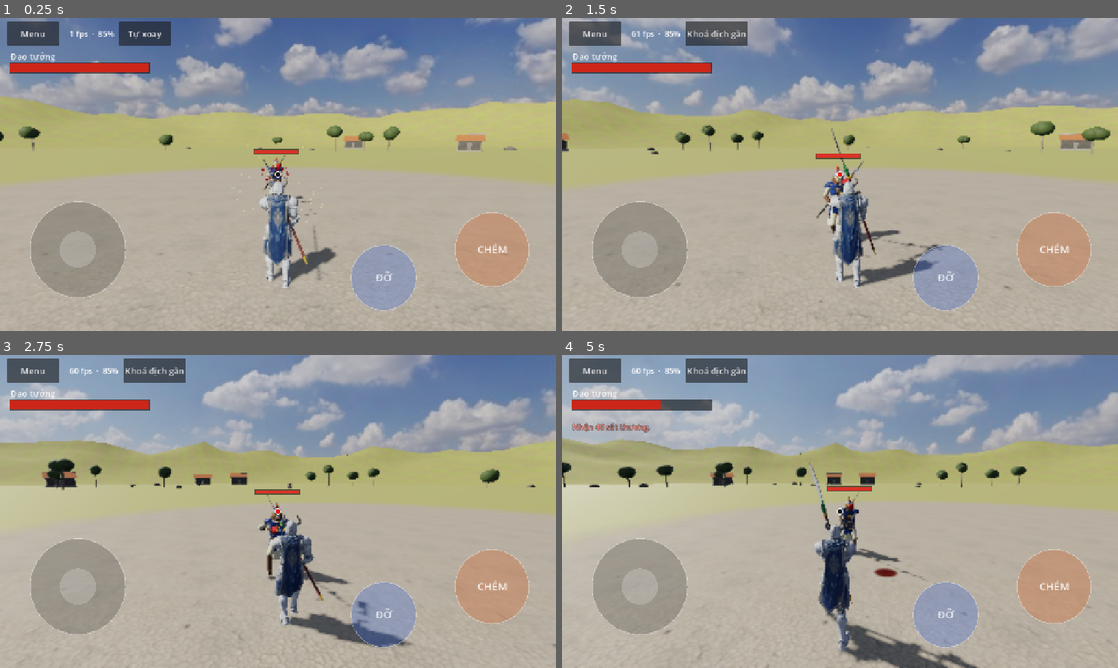
Above: before the commit, frames 1-4 (two rows, left to right).
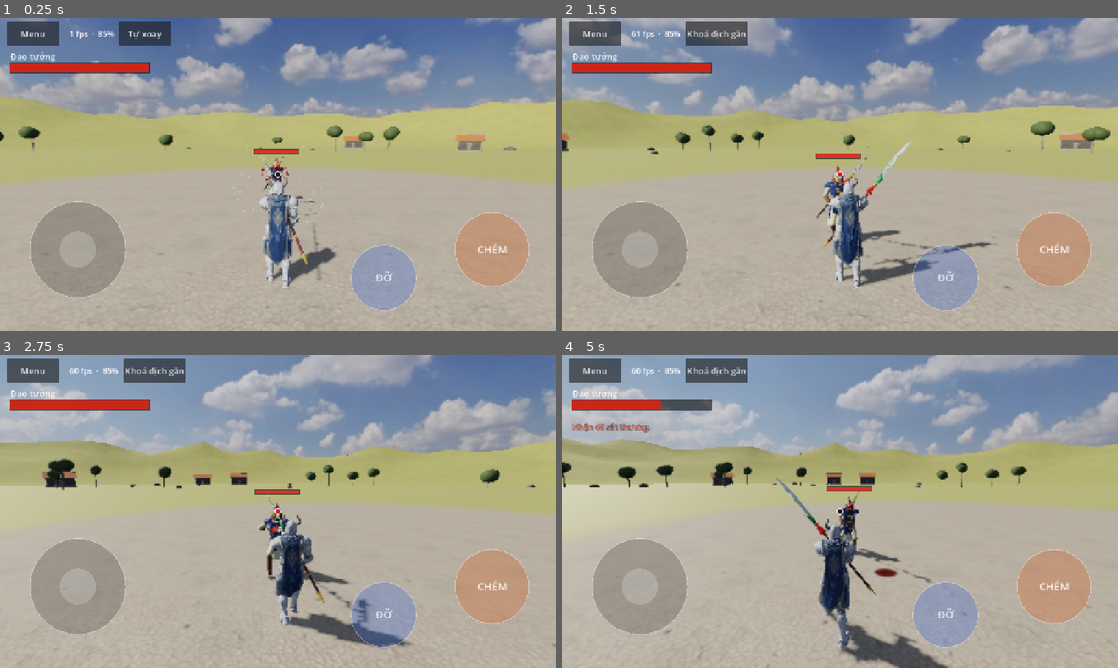
Above: after the commit, the same moments.

Repository: quanace11/MountBladeMobile
Game: Godot game, scene res://scenes/match.tscn
Same seed, same stepped clock (60 frames per second), same inputs: the game is played once before the commit and once after it. This scene is started directly instead of the project's main scene.
Inputs (mouse positions are in pixels of both pictures, inside the frame that each line leads up to):
- Up to frame 1 (0.25 s): no input
- Up to frame 2 (1.5 s): click "Tự xoay" at 0.5 s; move the mouse to (962, 158) at 1.27 s; hold Right from 1.28 s (still down); tap I at 1.35 s; click (962, 158) at 1.42 s
- Up to frame 3 (2.75 s): tap Space at 1.52 s; release Right at 2 s; drag from (166, 527) to (250, 574) at 2.02 s
- Up to frame 4 (5 s): move the mouse to (895, 442) at 2.77 s; hold Right 2.78-3.5 s; tap J at 2.85 s; drag from (812, 574) to (673, 464) at 3.52 s; move the mouse to (1006, 558) at 4.27 s; hold Left from 4.28 s (still down); hold Q from 4.28 s (still down); tap Space at 4.52 s

The runs differ from the first frame. In frame 1, less than 0.1% of the frame differs, in the area x 47-58%, y 44-79%; in frame 2, 0.8%; in frame 3, 0.2%; in frame 4, 0.9%, in the area x 38-75%, y 34-100%.

Commit message:
Vũ khí chi tiết hơn, đỡ chéo cán, ngã chết đẹp hơn
- Thanh Long đao: lưỡi bụng tròn mũi cong, sống khoét trăng khuyết có ngạnh, rồng xanh trên lưỡi,
  đầu rồng há miệng ngậm lưỡi, tua đỏ xoè. Xà mâu: mũi rắn lượn có sống giữa, đầu rắn đồng, tua đỏ.
- flat_mesh: sửa chiều mặt (trước đây chỉ thấy mặt sau nên lưỡi tối và che mất hình khắc).
- Thế đỡ trái/phải/đâm: cán chéo/ngang chắn trước người thay vì dựng đứng.
- Chết: giật theo đòn, khuỵu, đổ xoay người, tay văng rồi buông dang, nảy khi chạm đất, chân duỗi.

Co-Authored-By: Claude Opus 5.5 <noreply@anthropic.com>
Claude-Session: https://claude.ai/code/session_01QffKCiTfakvzQeGmkV1Yqv

Diff:
--- a/config/weapons/dao.tres
+++ b/config/weapons/dao.tres
@@ -20,6 +20,6 @@
 blade_color = Color(0.85, 0.85, 0.9, 1)
 shaft_color = Color(0.3, 0.07, 0.05, 1)
 shaft_length = 1.5
-blade_length = 0.8
+blade_length = 0.9
 blade_width = 0.14
 style = &"thanh_long"
--- a/config/weapons/giao.tres
+++ b/config/weapons/giao.tres
@@ -20,6 +20,6 @@
 blade_color = Color(0.8, 0.8, 0.85, 1)
 shaft_color = Color(0.1, 0.08, 0.07, 1)
 shaft_length = 2.2
-blade_length = 0.5
-blade_width = 0.1
+blade_length = 0.55
+blade_width = 0.16
 style = &"xa_mau"
--- a/src/data/pose_set.gd
+++ b/src/data/pose_set.gd
@@ -31,12 +31,12 @@
 @export_group("Đỡ")
 @export var block_up_pos := Vector3(0.3, 1.78, -0.3)
 @export var block_up_rot := Vector3(0, 180, -87)
-@export var block_left_pos := Vector3(0.0, 1.08, -0.35)
-@export var block_left_rot := Vector3(17, -90, 5)
-@export var block_right_pos := Vector3(0.3, 1.05, -0.38)
-@export var block_right_rot := Vector3(19, -90, 5)
-@export var block_thrust_pos := Vector3(0.27, 1.0, -0.33)
-@export var block_thrust_rot := Vector3(58, -90, 6)
+@export var block_left_pos := Vector3(0.12, 1.08, -0.4)
+@export var block_left_rot := Vector3(44, -90, 6)
+@export var block_right_pos := Vector3(0.05, 1.05, -0.42)
+@export var block_right_rot := Vector3(-41, -90, 6)
+@export var block_thrust_pos := Vector3(0.25, 1.0, -0.4)
+@export var block_thrust_rot := Vector3(72, -90, 6)
 @export_group("Khác")
 @export var stagger_pos := Vector3(0.35, 1.1, 0.15)
 @export var stagger_rot := Vector3(-13, -90, -18)
--- a/src/view/fighter_view.gd
+++ b/src/view/fighter_view.gd
@@ -16,6 +16,8 @@
 const SHOULDER := Vector3(0.2, 0.36, 0.0)
 const HIP_JOINT := Vector3(0.1, -0.02, 0.0)
 const UPPER_ARM := 0.29
+## Lúc chạm đất khi ngã chết (đơn vị nhịp ngã).
+const DEATH_LAND := 0.85
 const FOREARM := 0.27
 const THIGH := 0.46
 const SHIN := 0.45
@@ -82,6 +84,9 @@
 var _drop_vel := Vector3.ZERO
 var _drop_spin := Vector3.ZERO
 var _drop_landed := false
+## Đang chết: hai tay buông khỏi cán; người xoay về bên này khi đổ (1 hoặc -1).
+var _dying := false
+var _death_side := 1.0
 var _twist := 0.0
 var _lean := 0.0
 
@@ -429,52 +434,112 @@
 	return root
 
 
-## Thanh Long Yển Nguyệt Đao: lưỡi trăng khuyết to bản, sống có ngạnh, đầu rồng xanh ngậm chân lưỡi,
-## đai đồng trên cán, mũi nhọn ở đốc. Lưỡi sắc quay về -x.
-func _build_thanh_long(w: WeaponDef, root: Node3D, above: float, below: float, blade: Material, gold: Material) -> void:
-	var k := w.blade_length / 0.82
+## Thanh Long Yển Nguyệt Đao: lưỡi to bản bụng tròn, mũi cong ngược, sống lưỡi khoét hình trăng khuyết
+## có ngạnh nhọn, rồng xanh khắc trên lưỡi, đầu rồng ngậm chân lưỡi, tua đỏ, đai đồng, mũi đốc.
+## Lưỡi sắc quay về -x.
+func _build_thanh_long(w: WeaponDef, root: Node3D, above: float, below: float, _blade: Material, gold: Material) -> void:
+	var steel := Mats.color(Color(0.8, 0.82, 0.86), 0.3, 0.55)
+	var edge_mat := Mats.color(Color(0.97, 0.97, 1.0), 0.15, 0.4)
+	var green := Mats.color(Color(0.1, 0.55, 0.28), 0.45, 0.2)
+	var red := Mats.color(Color(0.75, 0.05, 0.04), 0.9)
+	var k := w.blade_length / 0.9
+	var base := above + 0.07
+	# Lưỡi sắc (từ chân lên mũi) rồi sống lưỡi (từ mũi xuống chân).
+	var edge := [Vector2(-0.04, 0.0), Vector2(-0.1, 0.08), Vector2(-0.15, 0.2), Vector2(-0.175, 0.35),
+		Vector2(-0.178, 0.5), Vector2(-0.162, 0.63), Vector2(-0.12, 0.75), Vector2(-0.06, 0.84),
+		Vector2(0.02, 0.9), Vector2(0.075, 0.915)]
+	var spine := [Vector2(0.05, 0.85), Vector2(0.04, 0.75), Vector2(0.06, 0.67), Vector2(0.15, 0.63),
+		Vector2(0.07, 0.6), Vector2(0.025, 0.56), Vector2(0.005, 0.51), Vector2(0.005, 0.46),
+		Vector2(0.025, 0.42), Vector2(0.08, 0.4), Vector2(0.045, 0.36), Vector2(0.035, 0.2), Vector2(0.04, 0.0)]
 	var outline := PackedVector2Array()
-	for p in [Vector2(-0.05, 0), Vector2(-0.11, 0.14), Vector2(-0.145, 0.32), Vector2(-0.14, 0.5),
-			Vector2(-0.1, 0.65), Vector2(-0.03, 0.76), Vector2(0.06, 0.82), Vector2(0.045, 0.7),
-			Vector2(0.035, 0.56), Vector2(0.1, 0.5), Vector2(0.035, 0.44), Vector2(0.03, 0.24), Vector2(0.035, 0.0)]:
-		outline.append(Vector2(p.x * k * 1.25, p.y * k))
-	_mi(flat_mesh(outline, 0.014), blade, root, Vector3(0, above + 0.04, 0))
-	var green := Mats.color(Color(0.1, 0.42, 0.22), 0.45, 0.6)
-	# Đầu rồng: đầu dài hướng lên ngậm lưỡi, hai sừng, bờm gai phía sống.
-	_mi(capsule(0.042, 0.17), green, root, Vector3(0.005, above + 0.02, 0), Vector3(0, 0, 8), Vector3(1, 1, 0.8))
-	_mi(cyl(0.012, 0.03, 0.1, 6), green, root, Vector3(-0.02, above + 0.11, 0), Vector3(0, 0, 25))
+	for p in edge + spine:
+		outline.append(p * k)
+	_mi(flat_mesh(outline, 0.014), steel, root, Vector3(0, base, 0))
+	# Đường lưỡi sáng chạy dọc mép sắc.
+	var rim := PackedVector2Array()
+	for i in range(1, 9):
+		rim.append((edge[i] as Vector2) * k)
+	for i in range(8, 0, -1):
+		var e: Vector2 = edge[i]
+		rim.append(Vector2(e.x + 0.035, e.y - 0.012 * float(i < 8)) * k)
+	_mi(flat_mesh(rim, 0.017), edge_mat, root, Vector3(0, base, 0))
+	# Rồng xanh khắc trên lưỡi: thân lượn từ chân lên giữa lưỡi.
+	var body_l := PackedVector2Array()
+	var body_r := PackedVector2Array()
+	for i in 13:
+		var t := i / 12.0
+		var c := Vector2(-0.06 + 0.035 * sin(t * TAU * 1.3), 0.08 + t * 0.55)
+		var hw := 0.028 * (1.0 - t * 0.6)
+		body_l.append((c + Vector2(-hw, 0)) * k)
+		body_r.append((c + Vector2(hw, 0)) * k)
+	body_r.reverse()
+	body_l.append_array(body_r)
+	_mi(flat_mesh(body_l, 0.018), green, root, Vector3(0, base, 0))
+	# Đầu rồng ngậm chân lưỡi: đầu, hàm trên, hàm dưới há về phía lưỡi sắc, mắt, sừng, râu, bờm.
+	_mi(capsule(0.045, 0.16), green, root, Vector3(0.012, above + 0.02, 0), Vector3(0, 0, -6), Vector3(1, 1, 0.85))
+	_mi(box(Vector3(0.05, 0.11, 0.05)), green, root, Vector3(-0.035, above + 0.085, 0), Vector3(0, 0, 32))
+	_mi(box(Vector3(0.04, 0.08, 0.045)), green, root, Vector3(-0.04, above + 0.02, 0), Vector3(0, 0, 70))
+	_mi(box(Vector3(0.02, 0.02, 0.05)), gold, root, Vector3(-0.072, above + 0.115, 0))
 	for z in [-1.0, 1.0]:
-		_mi(cyl(0.0, 0.012, 0.09, 5), gold, root, Vector3(0.03, above + 0.08, 0.02 * z), Vector3(20 * z, 0, -40))
-		_mi(sphere(0.01, 0.02), gold, root, Vector3(-0.015, above + 0.06, 0.035 * z))
-	for i in 4:
+		_mi(sphere(0.011, 0.022), gold, root, Vector3(-0.01, above + 0.07, 0.03 * z))
+		_mi(cyl(0.0, 0.012, 0.12, 5), gold, root, Vector3(0.05, above + 0.1, 0.022 * z), Vector3(18 * z, 0, -55))
+		_mi(cyl(0.003, 0.004, 0.14, 4), gold, root, Vector3(-0.09, above + 0.06, 0.03 * z), Vector3(25 * z, 0, 60))
+	for i in 5:
 		var mane := PrismMesh.new()
-		mane.size = Vector3(0.05, 0.05, 0.01)
-		_mi(mane, green, root, Vector3(0.045, above - 0.05 + i * 0.045, 0), Vector3(0, 0, -70))
-	_mi(cyl(0.032, 0.032, 0.05, 10), gold, root, Vector3(0, above - 0.1, 0))
-	for t in [0.3, 0.6]:
-		_mi(cyl(0.026, 0.026, 0.03, 8), gold, root, Vector3(0, above - (above + below) * t, 0))
-	_mi(cyl(0.0, 0.026, 0.14, 6), gold, root, Vector3(0, -below - 0.07, 0), Vector3(180, 0, 0))
-
-
-## Trượng Bát Xà Mâu: mũi dài uốn lượn như thân rắn, cổ đồng, tua đỏ, cán đen.
-func _build_xa_mau(w: WeaponDef, root: Node3D, above: float, below: float, blade: Material, gold: Material, red: Material) -> void:
+		mane.size = Vector3(0.045, 0.06, 0.012)
+		_mi(mane, green, root, Vector3(0.05, above - 0.07 + i * 0.035, 0), Vector3(0, 0, -75))
+	# Vòng đồng, tua đỏ xoè dưới đầu rồng, các đai trên cán, mũi đốc.
+	_mi(cyl(0.034, 0.034, 0.04, 10), gold, root, Vector3(0, above - 0.1, 0))
+	for i in 8:
+		var a := TAU * i / 8.0
+		_mi(cyl(0.006, 0.016, 0.2, 5), red, root, Vector3(cos(a) * 0.03, above - 0.2, sin(a) * 0.03),
+			Vector3(-rad_to_deg(sin(a)) * 0.2, 0, rad_to_deg(cos(a)) * 0.2))
+	for t in [0.25, 0.5, 0.75]:
+		_mi(cyl(0.025, 0.025, 0.025, 8), gold, root, Vector3(0, above - (above + below) * t, 0))
+	_mi(cyl(0.03, 0.026, 0.05, 8), gold, root, Vector3(0, -below + 0.02, 0))
+	_mi(cyl(0.0, 0.026, 0.16, 6), gold, root, Vector3(0, -below - 0.08, 0), Vector3(180, 0, 0))
+
+
+## Trượng Bát Xà Mâu: mũi dài uốn hai khúc như thân rắn, sống giữa nổi, mũi thoát ra từ miệng đầu rắn
+## bằng đồng, tua đỏ xoè, cán đen có đai đồng.
+func _build_xa_mau(w: WeaponDef, root: Node3D, above: float, below: float, _blade: Material, gold: Material, red: Material) -> void:
+	var steel := Mats.color(Color(0.8, 0.82, 0.86), 0.3, 0.55)
+	var ridge_mat := Mats.color(Color(0.55, 0.57, 0.62), 0.35, 0.6)
+	var base := above + 0.07
 	var left := PackedVector2Array()
 	var right := PackedVector2Array()
-	var n := 16
+	var ridge_l := PackedVector2Array()
+	var ridge_r := PackedVector2Array()
+	var n := 24
 	for i in n + 1:
 		var t := float(i) / n
 		var y := t * w.blade_length
-		var cx := 0.045 * sin(t * TAU * 1.5) * (1.0 - t * 0.6)
-		var half := w.blade_width * 0.5 * (1.0 - t) * (0.75 + 0.25 * cos(t * TAU * 1.5))
+		var cx := 0.06 * sin(t * TAU * 1.25) * (1.0 - t * 0.5)
+		var half := w.blade_width * 0.5 * pow(1.0 - t, 0.8) * (0.8 + 0.2 * cos(t * TAU * 2.5))
 		left.append(Vector2(cx - half, y))
 		right.append(Vector2(cx + half, y))
+		ridge_l.append(Vector2(cx - half * 0.18, y))
+		ridge_r.append(Vector2(cx + half * 0.18, y))
 	right.reverse()
 	left.append_array(right)
-	_mi(flat_mesh(left, 0.016), blade, root, Vector3(0, above + 0.03, 0))
-	_mi(cyl(0.024, 0.03, 0.09, 8), gold, root, Vector3(0, above - 0.01, 0))
-	_mi(sphere(0.034, 0.05), gold, root, Vector3(0, above - 0.07, 0))
-	_mi(cyl(0.09, 0.015, 0.22, 8), red, root, Vector3(0, above - 0.18, 0), Vector3(180, 0, 0))
-	_mi(cyl(0.024, 0.02, 0.06, 8), gold, root, Vector3(0, -below, 0))
+	ridge_r.reverse()
+	ridge_l.append_array(ridge_r)
+	_mi(flat_mesh(left, 0.014), steel, root, Vector3(0, base, 0))
+	_mi(flat_mesh(ridge_l, 0.022), ridge_mat, root, Vector3(0, base, 0))
+	# Đầu rắn bằng đồng: đầu dẹt, hàm há ngậm chân mũi, mắt đỏ.
+	_mi(capsule(0.036, 0.13), gold, root, Vector3(0, above + 0.02, 0), Vector3.ZERO, Vector3(1.25, 1, 0.8))
+	_mi(box(Vector3(0.09, 0.04, 0.035)), gold, root, Vector3(0, above + 0.085, 0))
+	for z in [-1.0, 1.0]:
+		_mi(sphere(0.009, 0.018), red, root, Vector3(0.03 * z, above + 0.06, 0.026))
+		_mi(sphere(0.009, 0.018), red, root, Vector3(0.03 * z, above + 0.06, -0.026))
+	_mi(cyl(0.028, 0.03, 0.04, 10), gold, root, Vector3(0, above - 0.07, 0))
+	for i in 10:
+		var a := TAU * i / 10.0
+		_mi(cyl(0.006, 0.018, 0.24, 5), red, root, Vector3(cos(a) * 0.032, above - 0.2, sin(a) * 0.032),
+			Vector3(-rad_to_deg(sin(a)) * 0.22, 0, rad_to_deg(cos(a)) * 0.22))
+	for t in [0.3, 0.6]:
+		_mi(cyl(0.024, 0.024, 0.025, 8), gold, root, Vector3(0, above - (above + below) * t, 0))
+	_mi(cyl(0.026, 0.02, 0.07, 8), gold, root, Vector3(0, -below, 0))
 
 
 ## Tấm phẳng dày thickness theo đường viền (mặt phẳng xy, đều về hai phía z).
@@ -486,7 +551,8 @@
 	for side in [1.0, -1.0]:
 		st.set_normal(Vector3(0, 0, side))
 		for i in range(0, tris.size(), 3):
-			var order := [0, 1, 2] if side > 0.0 else [0, 2, 1]
+			# Godot coi mặt có đỉnh xếp theo chiều kim đồng hồ là mặt trước.
+			var order := [0, 2, 1] if side > 0.0 else [0, 1, 2]
 			for o in order:
 				var p := outline[tris[i + o]]
 				st.add_vertex(Vector3(p.x, p.y, hz * side))
@@ -499,7 +565,7 @@
 		var nrm := Vector3(e.y, -e.x, 0) if ccw else Vector3(-e.y, e.x, 0)
 		st.set_normal(nrm)
 		var q := [Vector3(a.x, a.y, hz), Vector3(a.x, a.y, -hz), Vector3(b.x, b.y, -hz), Vector3(b.x, b.y, hz)]
-		for j in ([0, 1, 2, 0, 2, 3] if ccw else [0, 2, 1, 0, 3, 2]):
+		for j in ([0, 2, 1, 0, 3, 2] if ccw else [0, 1, 2, 0, 2, 3]):
 			st.add_vertex(q[j])
 	st.index()
 	return st.commit()
@@ -558,6 +624,8 @@
 	l.y = 0.0
 	_fall_dir = l.normalized() if l.length() > 0.01 else Vector3(0, 0, 1)
 	_death_t = 0.0
+	_dying = true
+	_death_side = 1.0 if randf() < 0.5 else -1.0
 	_drop_weapon()
 
 
@@ -574,21 +642,38 @@
 	_drop_spin = Vector3(randf_range(2.0, 4.0), randf_range(-2.0, 2.0), randf_range(-3.0, 3.0))
 
 
-## Ngã: 0..0,25 khuỵu gối, 0,25..1 đổ người (nhanh dần như rơi), sau đó nảy nhẹ khi chạm đất.
+## Ngã như Bannerlord: giật người theo đường chém, khuỵu gối gục đầu, đổ theo hướng đòn (nhanh dần như rơi)
+## vừa đổ vừa xoay người, tay văng ngược lên; chạm đất thì nảy nhẹ, tay dang, đầu ngoẹo sang bên.
 func _update_death(delta: float) -> void:
-	_death_t += delta / maxf(0.01, poses.death_fall_time * 1.5)
-	var buckle := smoothstep(0.0, 0.25, _death_t)
-	var f := clampf((_death_t - 0.2) / 0.8, 0.0, 1.0)
-	var angle := deg_to_rad(86.0) * f * f
-	if _death_t > 1.0:
-		angle -= deg_to_rad(6.0) * sin(PI * minf(1.0, (_death_t - 1.0) / 0.25)) * maxf(0.0, 1.0 - (_death_t - 1.0))
+	_death_t += delta * (0.6 / maxf(0.01, poses.death_fall_time))
+	var t := _death_t
 	var axis := Vector3.UP.cross(_fall_dir).normalized()
-	_body.transform = Transform3D(Basis(axis, angle) * Basis.from_scale(_body_scale), Vector3(0, -0.12 * buckle * (1.0 - f), 0))
-	_pelvis.position.y -= 0.32 * buckle * (1.0 - f * 0.6)
-	_chest.rotation = Vector3(0.4 * buckle, 0.0, 0.0)
-	_head.rotation = Vector3(0.5 * buckle, 0.0, 0.0)
-	_hand.position = _hand.position.lerp(Vector3(0.28, 0.7, -0.15), 1.0 - exp(-6.0 * delta))
-	_left_hand_target = _left_hand_target.lerp(Vector3(-0.28, 0.7, -0.1), 1.0 - exp(-6.0 * delta))
+	var jerk := smoothstep(0.0, 0.07, t) * (1.0 - smoothstep(0.15, 0.45, t))
+	var buckle := smoothstep(0.05, 0.4, t)
+	var f := clampf((t - 0.28) / (DEATH_LAND - 0.28), 0.0, 1.0)
+	var angle := deg_to_rad(88.0) * f * f
+	var settle := 0.0
+	if t > DEATH_LAND:
+		var b := (t - DEATH_LAND) / 0.4
+		angle -= deg_to_rad(8.0) * sin(PI * minf(b, 1.0)) * maxf(0.0, 1.0 - b * 0.5)
+		settle = smoothstep(0.0, 1.0, b)
+	var twist := deg_to_rad(28.0) * _death_side * smoothstep(0.1, DEATH_LAND, t)
+	var slide := _fall_dir * (0.08 * jerk + 0.3 * smoothstep(0.3, DEATH_LAND + 0.15, t))
+	_body.transform = Transform3D(Basis(axis, angle) * Basis(Vector3.UP, twist) * Basis.from_scale(_body_scale),
+		slide + Vector3(0, -0.1 * buckle * (1.0 - f), 0))
+	_pelvis.position.y -= 0.42 * buckle * (1.0 - f * 0.95)
+	_chest.basis = Basis(axis, 0.45 * jerk + 0.15 * f) * Basis(Vector3.RIGHT, 0.4 * buckle * (1.0 - f))
+	_head.basis = Basis(axis, 0.6 * jerk + 0.25 * f) * Basis(Vector3.UP, 0.7 * settle * _death_side) \
+		* Basis(Vector3.RIGHT, 0.35 * buckle * (1.0 - f))
+	var fling := smoothstep(0.03, 0.4, t)
+	var trail := -_fall_dir * 0.3
+	# Nằm rồi thì tay rũ xuống đất (phía ngã là phía mặt đất).
+	var ground := _fall_dir * 0.2
+	var r := (Vector3(0.42, 1.2, -0.05) + trail).lerp(Vector3(0.6, 1.2, 0.0) + ground, settle)
+	var l := (Vector3(-0.42, 1.25, -0.02) + trail).lerp(Vector3(-0.58, 1.3, 0.0) + ground, settle)
+	var k := 1.0 - exp(-9.0 * delta)
+	_hand.position = _hand.position.lerp(Vector3(0.28, 0.9, -0.2).lerp(r, fling), k)
+	_left_hand_target = _left_hand_target.lerp(Vector3(-0.28, 0.9, -0.2).lerp(l, fling), k)
 	if _dropped and not _drop_landed:
 		_drop_vel.y -= 9.8 * delta
 		_dropped.global_position += _drop_vel * delta
@@ -834,7 +919,7 @@
 	# Tay trái: cầm khiên, hoặc nắm cán phía dưới tay phải.
 	var l_sh := chest * Vector3(-SHOULDER.x, SHOULDER.y, SHOULDER.z)
 	var l_target := _left_hand_target
-	if _shield == null:
+	if _shield == null and not _dying:
 		# Tay trái nắm chỗ cán gần vai trái nhất (không sát tay phải), trượt dần dọc cán khi đổi thế.
 		var y := _hand.basis.y.normalized()
 		var t := clampf((l_sh - _hand.position).dot(y), -poses.two_hand_grip, poses.two_hand_grip)
